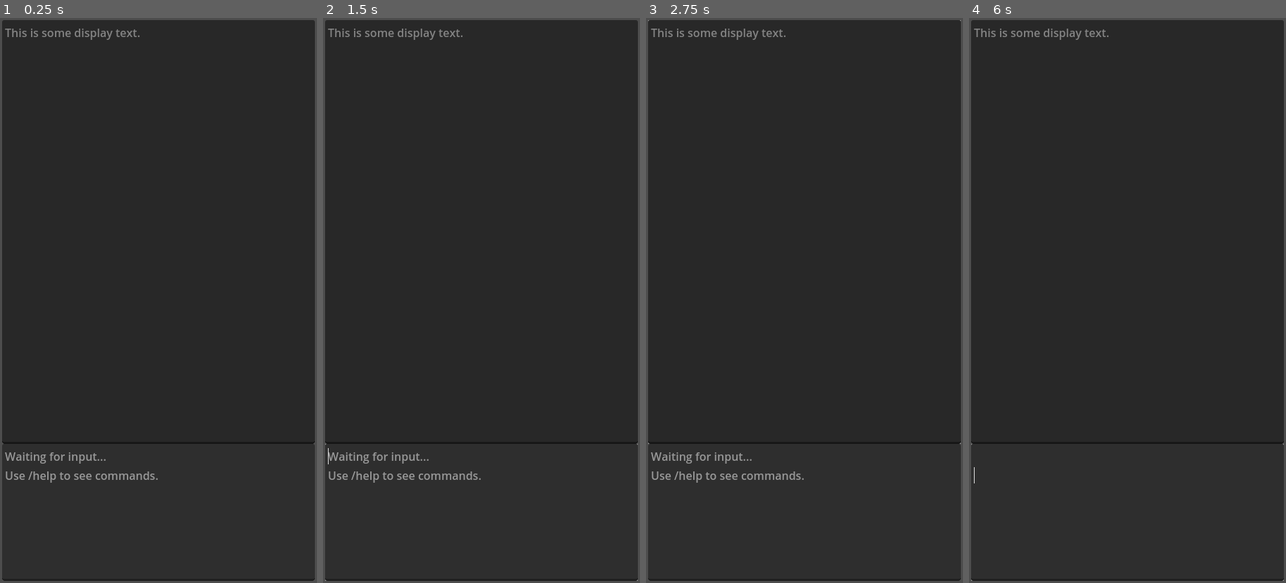
Above: before the commit, frames 1-4 (left to right).
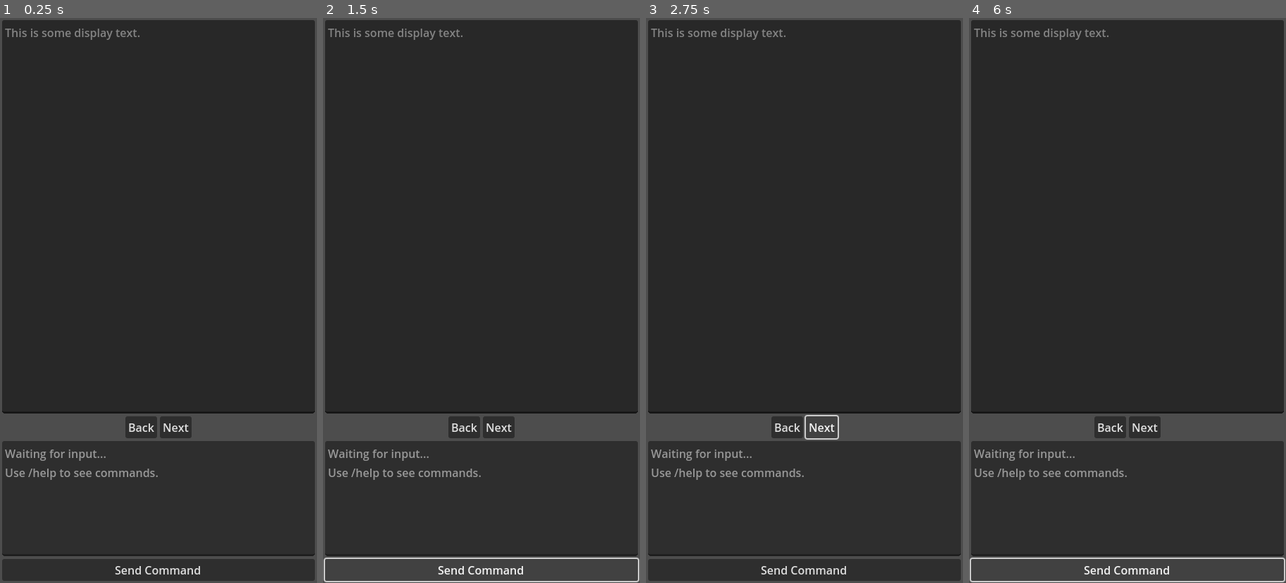
Above: after the commit, the same moments.

Repository: edmundmtang/gpt_mystery_game
Game: Godot game, scene res://Main.tscn
The game is run twice, just before and just after one commit, with the same random seed, the same clock (stepped at 60 frames per second) and the same inputs.
Inputs (mouse positions are in pixels of both pictures, inside the frame that each line leads up to):
- Up to frame 1 (0.25 s): no input
- Up to frame 2 (1.5 s): click (465, 424) at 0.5 s, where only the run after the commit has a clickable "Back"; click (481, 571) at 1.25 s, where only the run after the commit has a clickable "Send Command"
- Up to frame 3 (2.75 s): click (820, 424) at 2 s, where only the run after the commit has a clickable "Next"
- Up to frame 4 (6 s): click (1143, 424) at 2.75 s, where only the run after the commit has a clickable "Next"; click (1127, 571) at 3.5 s, where only the run after the commit has a clickable "Send Command"; click (1143, 424) at 4.25 s, where only the run after the commit has a clickable "Next"; click (1127, 571) at 5 s, where only the run after the commit has a clickable "Send Command"; tap Enter at 5.75 s

The runs differ from the first frame. In frame 1, 5.7% of the frame differs, in the area x 0-100%, y 69-99%; in frame 2, 6.4%, in the area x 0-100%, y 69-100%; in frame 3, 6.0%; in frame 4, 6.3%.
Error in both runs: Cannot call method 'get_as_text' on a null value. (res://OpenAI_API.gd:9)

Commit message:
WIP Add controls (currently nonfunctional)

Diff:
--- a/godot/DisplayBox.tscn
+++ b/godot/DisplayBox.tscn
@@ -9,14 +9,31 @@
 size_flags_horizontal = 3
 size_flags_vertical = 3
 
-[node name="ScrollContainer" type="ScrollContainer" parent="."]
+[node name="VBoxContainer" type="VBoxContainer" parent="."]
 layout_mode = 2
+
+[node name="ScrollContainer" type="ScrollContainer" parent="VBoxContainer"]
+layout_mode = 2
+size_flags_vertical = 3
 horizontal_scroll_mode = 0
 
-[node name="TextEdit" type="TextEdit" parent="ScrollContainer"]
+[node name="TextEdit" type="TextEdit" parent="VBoxContainer/ScrollContainer"]
 layout_mode = 2
 size_flags_horizontal = 3
 size_flags_vertical = 3
 text = "This is some display text."
 editable = false
+wrap_mode = 1
 caret_blink = true
+
+[node name="HBoxContainer" type="HBoxContainer" parent="VBoxContainer"]
+layout_mode = 2
+size_flags_horizontal = 4
+
+[node name="BackButton" type="Button" parent="VBoxContainer/HBoxContainer"]
+layout_mode = 2
+text = "Back"
+
+[node name="NextButton" type="Button" parent="VBoxContainer/HBoxContainer"]
+layout_mode = 2
+text = "Next"
--- a/godot/InputBox.tscn
+++ b/godot/InputBox.tscn
@@ -9,13 +9,23 @@
 size_flags_horizontal = 3
 size_flags_vertical = 3
 
-[node name="ScrollContainer" type="ScrollContainer" parent="."]
+[node name="VBoxContainer" type="VBoxContainer" parent="."]
 layout_mode = 2
 
-[node name="TextEdit" type="TextEdit" parent="ScrollContainer"]
+[node name="ScrollContainer" type="ScrollContainer" parent="VBoxContainer"]
+layout_mode = 2
+size_flags_vertical = 3
+horizontal_scroll_mode = 0
+
+[node name="TextEdit" type="TextEdit" parent="VBoxContainer/ScrollContainer"]
 layout_mode = 2
 size_flags_horizontal = 3
 size_flags_vertical = 3
 placeholder_text = "Waiting for input...
 Use /help to see commands."
+wrap_mode = 1
 caret_blink = true
+
+[node name="Button" type="Button" parent="VBoxContainer"]
+layout_mode = 2
+text = "Send Command"
--- a/godot/Main.tscn
+++ b/godot/Main.tscn
@@ -15,17 +15,14 @@
 theme_override_constants/margin_right = 3
 theme_override_constants/margin_bottom = 3
 
-[node name="Display" type="VSplitContainer" parent="."]
+[node name="Display" type="VBoxContainer" parent="."]
 layout_mode = 2
-split_offset = 600
-dragger_visibility = 2
 
 [node name="DisplayBox" parent="Display" instance=ExtResource("2_8sbjh")]
 layout_mode = 2
-size_flags_vertical = 1
+size_flags_stretch_ratio = 3.0
 
 [node name="InputBox" parent="Display" instance=ExtResource("3_6jfpu")]
 layout_mode = 2
-size_flags_vertical = 1
 
 [node name="ChatGenerator" parent="." instance=ExtResource("2_m1dq2")]
